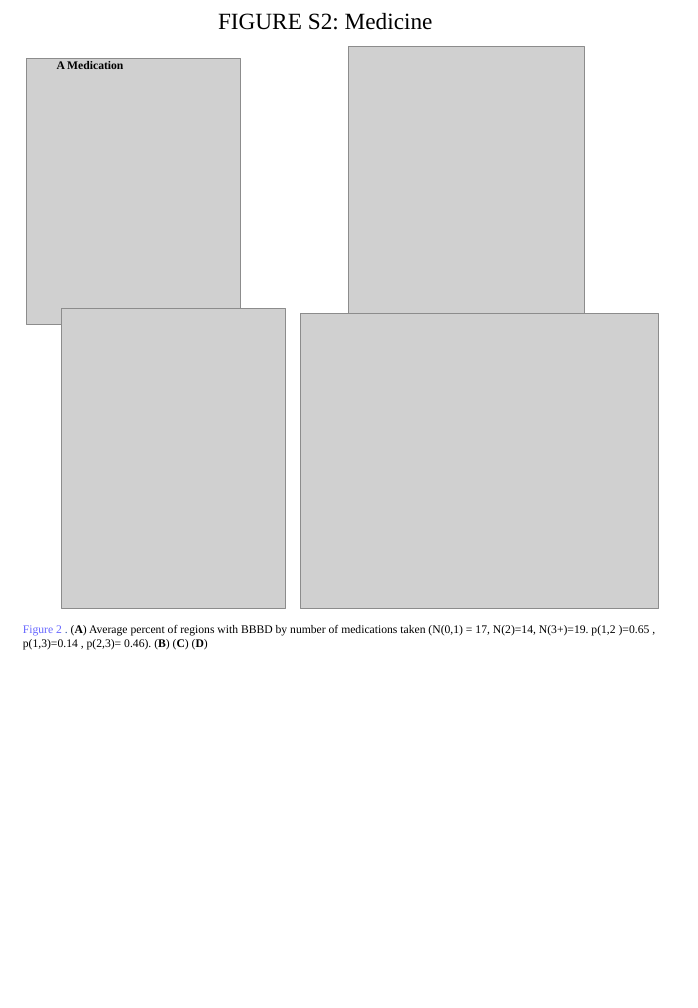
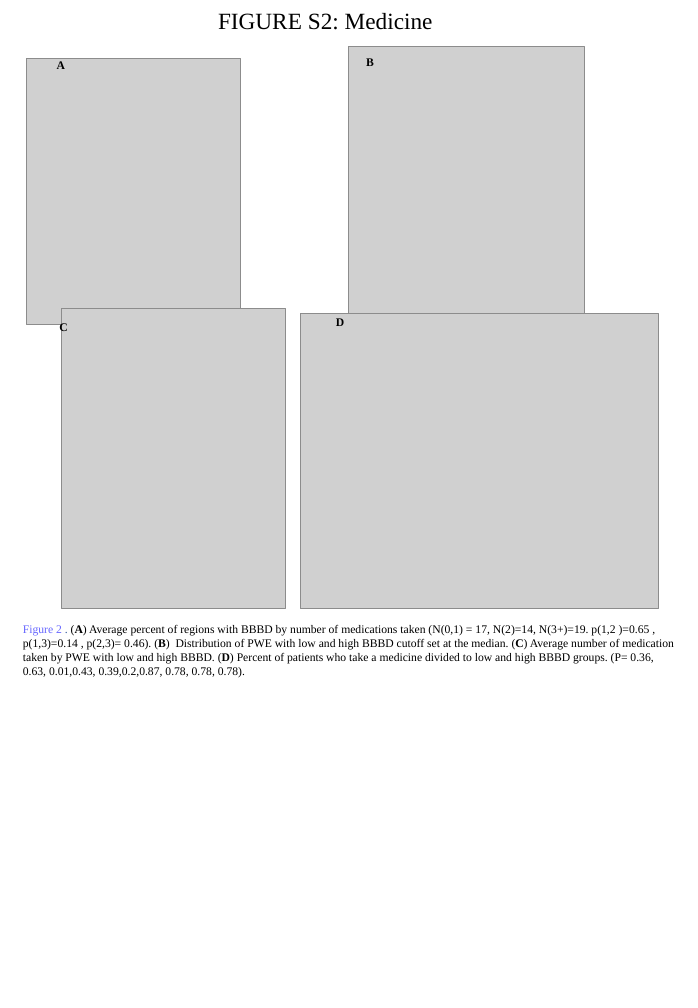
Before and after one commit to nircaf/BBB, a slide deck: slide 5 of Epilepsy-control figures slow nov 18 af.pptx. Drawn at 698x1008 pixels with LibreOffice and Linux fonts; fonts in the diff are those of the drawing; grey boxes stand for pictures. Boxes give left, top, right and bottom in pixels: in the first picture for what was removed or moved away, otherwise in the second. Text is boxed around its words. In the diff, an @@ line names an element or a change of style, - is before the commit and + after.

```diff
--- a/Epilepsy-control figures slow nov 18 af.pptx
+++ b/Epilepsy-control figures slow nov 18 af.pptx
@@ text added at bbox=[366, 58, 374, 66], 9 pt, text #000000, bold @@
+B
@@ text at bbox=[57, 61, 65, 69]: text changed @@
-A Medication
+A
@@ text added at bbox=[59, 322, 67, 334], 9 pt, text #000000, bold @@
+C
@@ text added at bbox=[336, 318, 344, 326], 9 pt, text #000000, bold @@
+D
@@ text at bbox=[23, 625, 674, 678]: text changed @@
-Figure 2 . (A) Average percent of regions with BBBD by number of medications taken (N(0,1) = 17, N(2)=14, N(3+)=19. p(1,2 )=0.65 , p(1,3)=0.14 , p(2,3)= 0.46). (B) (C) (D)
+Figure 2 . (A) Average percent of regions with BBBD by number of medications taken (N(0,1) = 17, N(2)=14, N(3+)=19. p(1,2 )=0.65 , p(1,3)=0.14 , p(2,3)= 0.46). (B) Distribution of PWE with low and high BBBD cutoff set at the median. (C) Average number of medication taken by PWE with low and high BBBD. (D) Percent of patients who take a medicine divided to low and high BBBD groups. (P= 0.36, 0.63, 0.01,0.43, 0.39,0.2,0.87, 0.78, 0.78, 0.78).
```
Also in this commit, not shown: 1 other slide changed, 16 other files.
